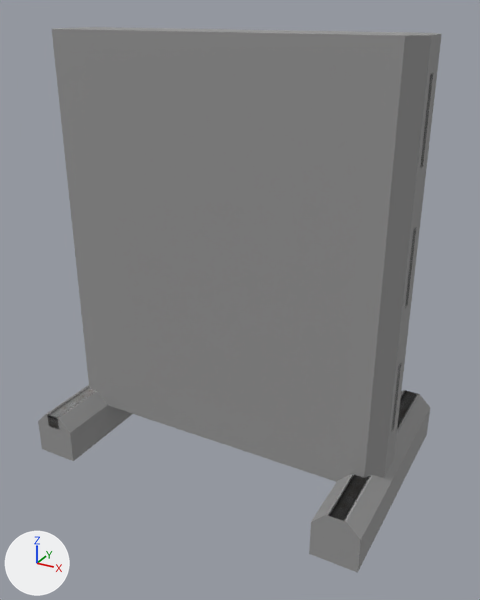
Before and after pictures for a commit that changed the COLLADA model levels/west_coast_usa/art/shapes/objects/construction_sign_big_b.DAE.
Both versions are drawn from a 50 mm lens placed at (2.12, -3.81, 2.88), pointed at (0.07, -0.08, 1.02). The axes (+X, +Y, +Z) are drawn at lower left. The lights are the same throughout. Where no turn or scale is listed for an object, it has been applied to the vertices.

In view in the first picture: 'ClosedRoad_sign_big_b200', 'colmesh-1'.
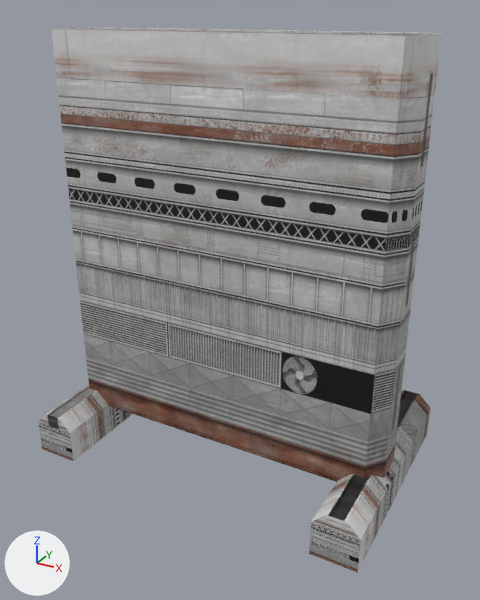
What changed in the scene script:
```text
Add mat_industrial_001:
    mat_industrial_001 = principled_material('industrial.001')
    mat_industrial_001.texture = img_industrial_d_dds
    mat_industrial_001.roughness = 0.64
Change me_colmesh_1mesh:
    where me_colmesh_1mesh.from_pydata(...)  # 40 vertices, 68 faces; spans x -1.28..1.28, y -0.81..0.81, z -0.25..2.76
    remove me_colmesh_1mesh.materials.append(mat_coloreffectr225g87b143_material)  # grey #969696
    add me_colmesh_1mesh.materials.append(mat_industrial_001)  # picture img_industrial_d_dds
```

Changed parts and their boxes [x1, y1, x2, y2] in the pictures (480 x 600 px):
'colmesh-1', recoloured
    both: [38, 27, 442, 573]
